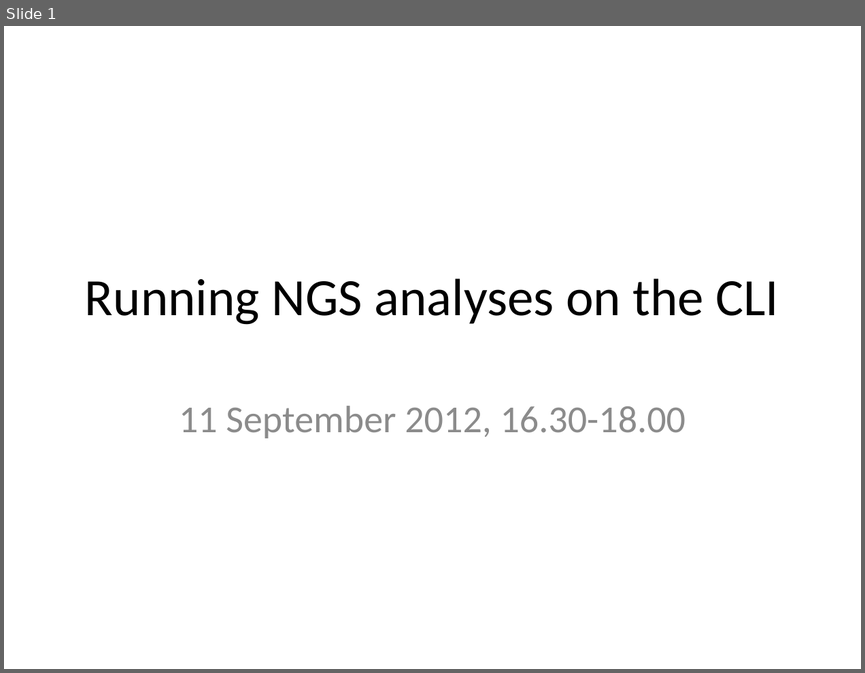
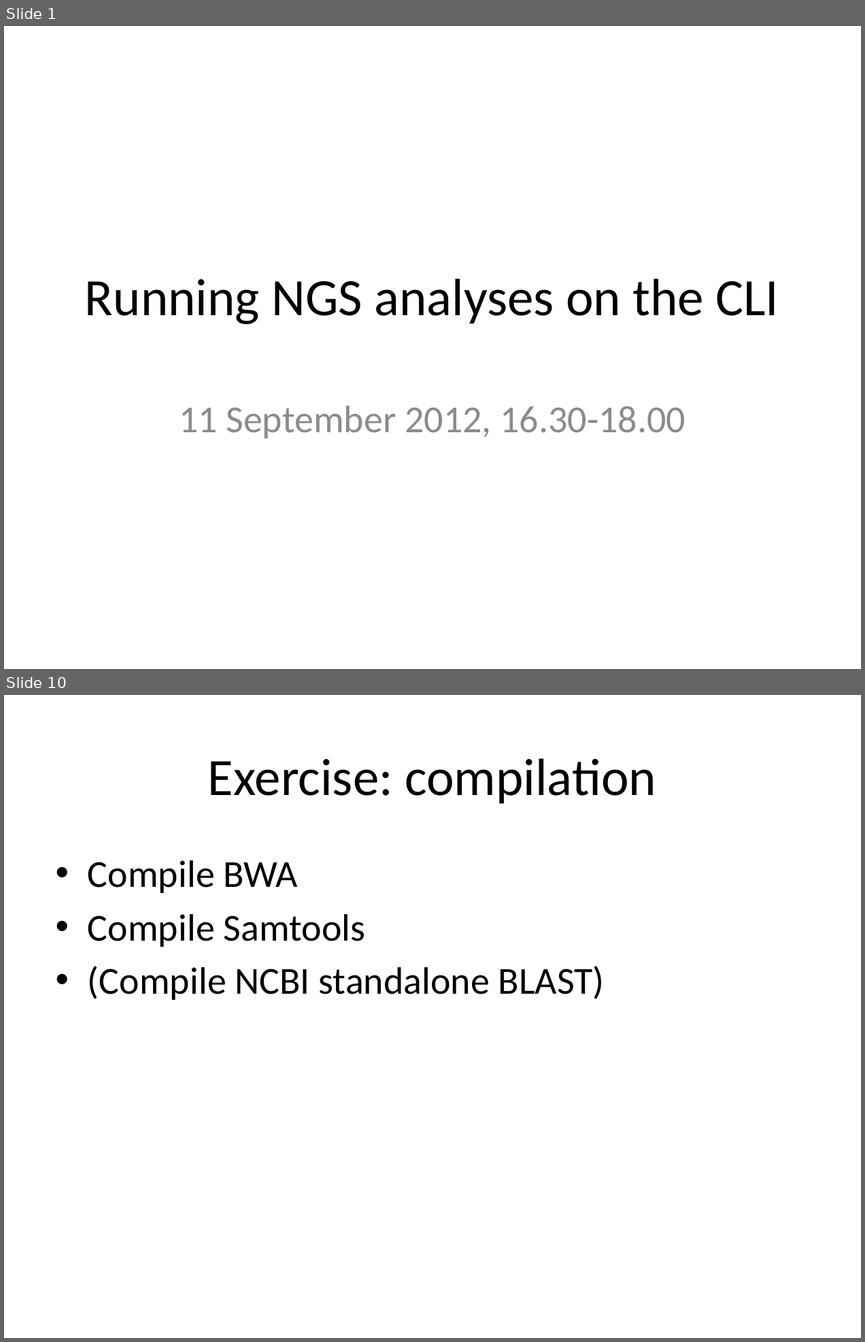
Before and after one commit to rvosa/ngs-workflows, a slide deck: doc/slides/day1/session4/NGSAnalyses.pptx. Shown one above the other, each under a label of ours: slide 1 before the commit, slides 1 and 10 after it; the slides between them are not shown. The pictures are 865x673 and 865x1342 pixels, drawn with LibreOffice and Linux fonts; fonts in the diff are those of the drawing. Boxes give left, top, right and bottom in pixels: in the first picture for what was removed or moved away, otherwise in the second. Text is boxed around its words. In the diff, an @@ line names an element or a change of style, - is before the commit and + after.

```diff
--- a/doc/slides/day1/session4/NGSAnalyses.pptx
+++ b/doc/slides/day1/session4/NGSAnalyses.pptx
@@ slide 10 added at (x1=4, y1=695, x2=861, y2=1338), background #FFFFFF @@
@@ title added at (x1=208, y1=758, x2=656, y2=804), 44 pt, text #000000 @@
+Exercise: compilation
@@ text added at (x1=88, y1=860, x2=604, y2=1000), 32 pt, text #000000 @@
+• Compile BWA
+• Compile Samtools
+• (Compile NCBI standalone BLAST)
```
Also in this commit, not shown: 8 other slides added, 2 slides removed, 4 other files.
